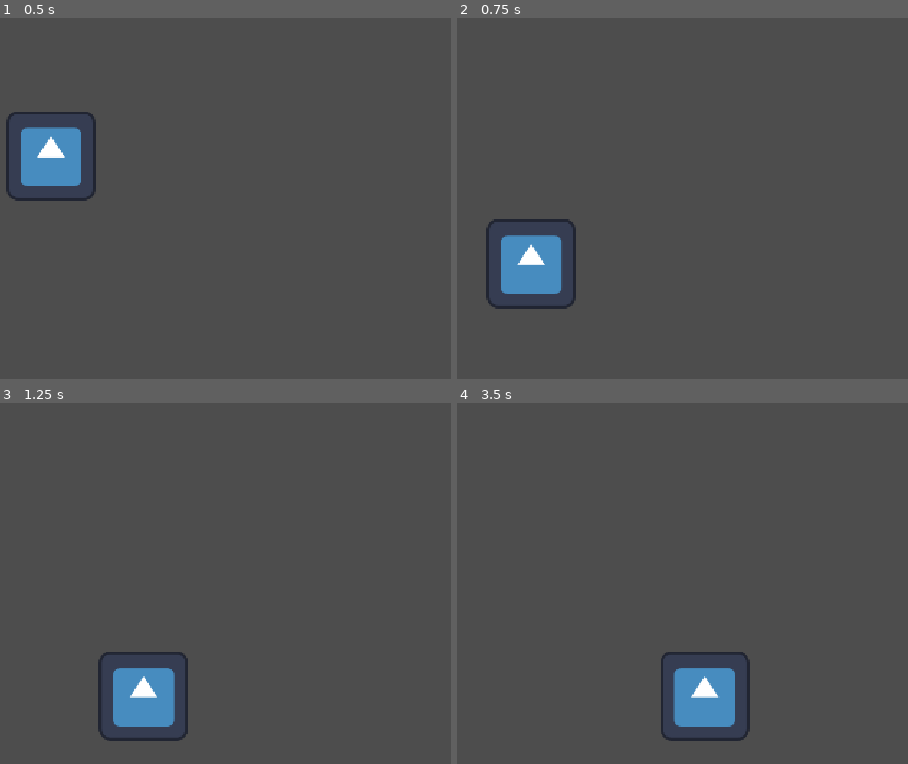
Above: before the commit, frames 1-4 (two rows, left to right).
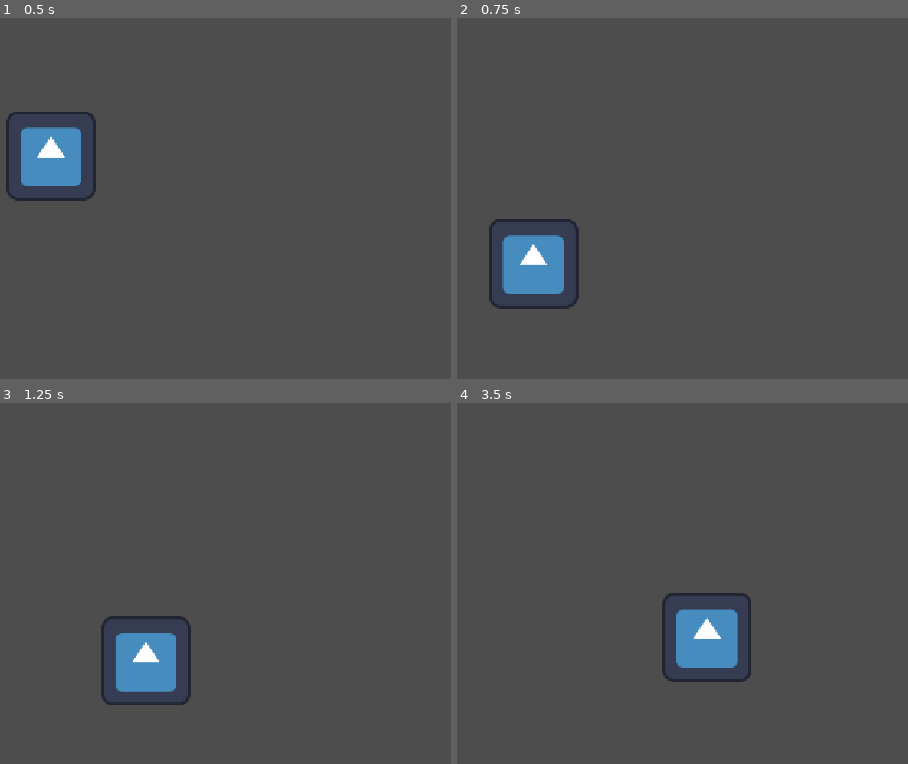
Above: after the commit, the same moments.

Repository: CarlesRa/godot-base-project
Game: Godot game, scene res://sandbox/test_player.tscn
Two runs of this game, one before a commit and one after it. Both use one fixed random seed, a clock stepped at 60 frames per second and the inputs below. The project has no main scene, so this scene is started directly. The engine's default icon, where the game draws it, is replaced by a stand-in: a white triangle on a blue panel in a dark square.
Inputs:
- Up to frame 1 (0.5 s): no input
- Up to frame 2 (0.75 s): hold D (move_right) from 0.53 s (still down); tap W (jump) at 0.6 s
- Up to frame 3 (1.25 s): keep holding D (move_right); tap W (jump) at 0.77, 1.07 s
- Up to frame 4 (3.5 s): tap W (jump) at 1.35, 1.52, 1.82, 2.1, 2.85, 3.02, 3.32 s; release D (move_right) at 2.03 s; hold A (move_left) 2.03-2.78 s; hold D (move_right) from 2.78 s (still down)

Frame 1 is identical in both runs. In frame 2, 0.9% of the frame differs, in the area x 6-28%, y 55-81%; in frame 3, 3.9%; in frame 4, 5.4%, in the area x 45-66%, y 52-94%.

Commit message:
feat(player): add gravity, jump and fall states

Diff:
--- a/entities/player/player.gd
+++ b/entities/player/player.gd
@@ -1,6 +1,12 @@
+class_name Player
 extends CharacterBody2D
 
 const GRAVITY_SETTING: String = "physics/2d/default_gravity"
+
+## Horizontal speed in px/s.
+@export var move_speed: float = 200.0
+## Initial vertical speed of a jump in px/s. Negative goes up.
+@export var jump_velocity: float = -400
 
 var gravity: float = float(ProjectSettings.get_setting(GRAVITY_SETTING))
 
--- a/entities/player/player.tscn
+++ b/entities/player/player.tscn
@@ -5,6 +5,8 @@
 [ext_resource type="Script" uid="uid://ck8xgcqtq0oe7" path="res://_common/state_machine/state_machine.gd" id="2_fkugw"]
 [ext_resource type="Script" uid="uid://cxiktttybe14c" path="res://entities/player/states/player_idle_state.gd" id="4_fkugw"]
 [ext_resource type="Script" uid="uid://lusnt3w8nvm7" path="res://entities/player/states/player_move_state.gd" id="5_fkugw"]
+[ext_resource type="Script" uid="uid://cwcoele0pymka" path="res://entities/player/states/player_jump_state.gd" id="6_qiwj3"]
+[ext_resource type="Script" uid="uid://brnttabavw2f1" path="res://entities/player/states/player_fall_state.gd" id="7_26q78"]
 
 [sub_resource type="RectangleShape2D" id="RectangleShape2D_fkugw"]
 
@@ -20,10 +22,15 @@
 [node name="StateMachine" type="Node" parent="." unique_id=555755209 node_paths=PackedStringArray("initial_state")]
 script = ExtResource("2_fkugw")
 initial_state = NodePath("Idle")
-debug = true
 
 [node name="Idle" type="Node" parent="StateMachine" unique_id=2118650775]
 script = ExtResource("4_fkugw")
 
 [node name="Move" type="Node" parent="StateMachine" unique_id=128275940]
 script = ExtResource("5_fkugw")
+
+[node name="Jump" type="Node" parent="StateMachine" unique_id=1351402104]
+script = ExtResource("6_qiwj3")
+
+[node name="Fall" type="Node" parent="StateMachine" unique_id=609090083]
+script = ExtResource("7_26q78")
--- /dev/null
+++ b/entities/player/states/player_fall_state.gd
@@ -0,0 +1,19 @@
+class_name PlayerFallState
+extends PlayerState
+
+func enter() -> void:
+	# start fall animation
+	pass
+
+func exit() -> void:
+	# stop fall animation
+	pass
+
+func physics_update(_delta: float) -> void:
+	_apply_horizontal_movement()
+	if player.is_on_floor() and player.velocity.y >= 0.0:
+		if is_zero_approx(player.velocity.x):
+			change_state.emit(PlayerStates.IDLE)
+			return
+		change_state.emit(PlayerStates.MOVE)
+		return
--- a/entities/player/states/player_idle_state.gd
+++ b/entities/player/states/player_idle_state.gd
@@ -1,8 +1,8 @@
 class_name PlayerIdleState
-extends State
+extends PlayerState
 
 func enter() -> void:
-	actor.velocity.x = 0.0
+	player.velocity.x = 0.0
 	# start idle animation
 
 func exit() -> void:
@@ -10,5 +10,12 @@
 	pass
 
 func physics_update(_delta: float) -> void:
+	if not player.is_on_floor():
+		change_state.emit(PlayerStates.FALL)
+		return
+	if Input.is_action_just_pressed("jump"):
+		change_state.emit(PlayerStates.JUMP)
+		return
 	if not is_zero_approx(Input.get_axis("move_left", "move_right")):
 		change_state.emit(PlayerStates.MOVE)
+		return
--- /dev/null
+++ b/entities/player/states/player_jump_state.gd
@@ -0,0 +1,16 @@
+class_name PlayerJumpState
+extends PlayerState
+
+func enter() -> void:
+	player.velocity.y = player.jump_velocity
+	# start jump animation
+
+func exit() -> void:
+	# stop jump animation
+	pass
+
+func physics_update(_delta: float) -> void:
+	_apply_horizontal_movement()
+	if player.velocity.y >= 0.0:
+		change_state.emit(PlayerStates.FALL)
+		return
--- a/entities/player/states/player_move_state.gd
+++ b/entities/player/states/player_move_state.gd
@@ -1,7 +1,5 @@
 class_name PlayerMoveState
-extends State
-
-@export var speed: float = 200.0
+extends PlayerState
 
 func enter() -> void:
 	# start move animation
@@ -12,8 +10,13 @@
 	pass
 
 func physics_update(_delta: float) -> void:
-	var direction: float = Input.get_axis("move_left", "move_right")
-	if is_zero_approx(direction):
+	if not player.is_on_floor():
+		change_state.emit(PlayerStates.FALL)
+		return
+	if Input.is_action_just_pressed("jump"):
+		change_state.emit(PlayerStates.JUMP)
+		return
+	_apply_horizontal_movement()
+	if is_zero_approx(player.velocity.x):
 		change_state.emit(PlayerStates.IDLE)
 		return
-	actor.velocity.x = direction * speed
--- /dev/null
+++ b/entities/player/states/player_state.gd
@@ -0,0 +1,26 @@
+class_name PlayerState
+extends State
+
+var player: Player
+
+## Casts the actor to Player. Returns false if the cast fails.
+func setup(new_actor: CharacterBody2D) -> bool:
+	if not super(new_actor):
+		return false
+
+	player = new_actor as Player
+	if player:
+		return true
+
+	var error_message: String = (
+		"PlayerState: Error casting to Player new_actor: %s" % new_actor.name
+	)
+	push_error(error_message)
+	assert(false, error_message)
+	return false
+
+## Reads the horizontal input and applies it to the player's velocity.x.
+## Only touches the x axis, so vertical movement is left to gravity and jumps.
+func _apply_horizontal_movement() -> void:
+	var direction: float = Input.get_axis("move_left", "move_right")
+	player.velocity.x = direction * player.move_speed
--- a/entities/player/states/player_states.gd
+++ b/entities/player/states/player_states.gd
@@ -3,3 +3,5 @@
 
 const IDLE := &"Idle"
 const MOVE := &"Move"
+const JUMP := &"Jump"
+const FALL := &"Fall"
Not shown, added: entities/player/states/player_fall_state.gd.uid
Not shown, added: entities/player/states/player_jump_state.gd.uid
Not shown, added: entities/player/states/player_state.gd.uid
